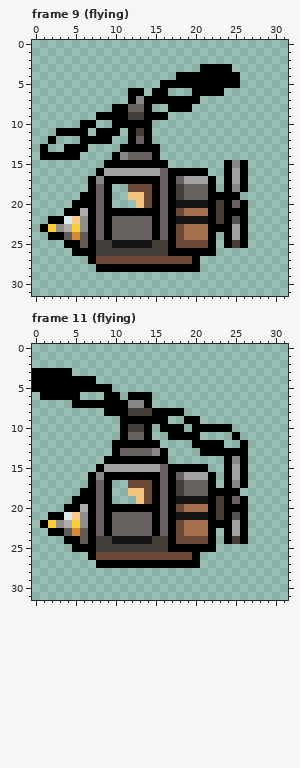
File history of a pixel-art file, quickstart-c-aesprite/resources/animated-vehicle.aseprite. Above, as it was before the edit.
32x32 pixels, 14 frames. Colours within 5 levels of each other are drawn and written as one. Shown: frame 9 (flying), frame 11 (flying). The commit also changed other frames, which this record leaves out.
New version:
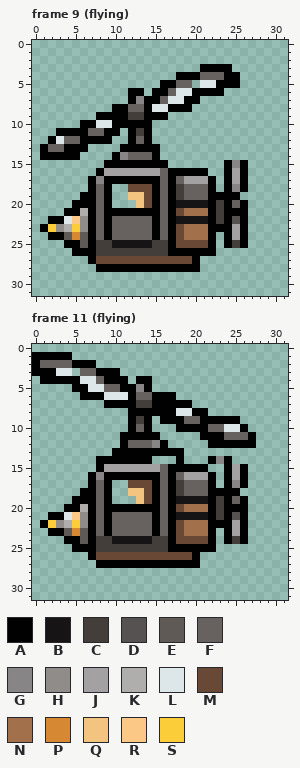
Palette (. is transparent): A #000100  B #171415  C #443e3b  D #555251  E #605a57  F #676260  G #878585  H #908c8a  J #a3a1a1  K #afaead  L #dde6e8  M #694836  N #a2704b  P #d68832  Q #f3c480  R #fbc885  S #fbcd39
The exact change:
--- frame 9 (flying), layer "vehicle"
@@ x 0..31 @@
  3 .....................AAAA.......
- 4 ..................AAAAAAAA......
- 5 ................AAAAAAAAAA......
- 6 ............AA.AA...AAAA........
- 7 ............AGAAAAAAA...........
- 8 ..........AAFFA..AAA............
+ 4 ..................AAAFFFAA......
+ 5 ................AAFF.LLAAA......
+ 6 ............AA.AAFLLAAAA........
+ 7 ............AGAAFLLAA...........
+ 8 ..........AAFFALLAAA............
  9 ........AAAACCAAA...............
-10 ......AA..AAAAA.................
-11 ...AAAA.AAA.ACA.................
-12 ..A...AAAA..AFA.................
-13 .A..AAA....AAAAA................
+10 ......AALLAAAAA.................
+11 ...AAAAFFAA.ACA.................
+12 ..ALFFAAAA..AFA.................
+13 .AFFAAA....AAAAA................
 14 .AAAAA....AGFFFA................
--- frame 11 (flying), layer "vehicle"
@@ x 0..31 @@
  0 ................................
- 1 ................................
- 2 ................................
- 3 AAAAA...........................
- 4 AAAAAAAA........................
- 5 AAAAAAAAAA......................
- 6 .AAAAA...AA.AAA.................
- 7 .....AAAAAAAGGA.................
- 8 .........AAACCCAAAA.............
- 9 ...........AAAAAA..AA...........
-10 ...........ACCA.AAA.AAAAA.......
-11 ...........AFFA..AAAA....A......
-12 ..........AAAAAA....AAAA..A.....
-13 ..........AFFFFGA....AAAAAA.....
-14 .........AAAAAAAA.......AGA.....
+ 1 AAAAA...........................
+ 2 AFFFFAAA........................
+ 3 AAALL.FFAAA.....................
+ 4 .AAAAALLFAAA.AA.................
+ 5 .....AALLFFAAGA.................
+ 6 ......AAALLLAFFAAA..............
+ 7 .........AAAACCAAAAA............
+ 8 ............AAAAAALLAA..........
+ 9 ............ACA.AAAFFAAAAA......
+10 ............AFA...AAAAFFLLA.....
+11 ...........AAAAA.....AAAFFFA....
+12 ...........AFFFGA.....AAAAAA....
+13 ..........AAAAAAAAA.............
+14 ........AAAAAAA...A...AGA.......
 15 ........AJJJJJJJFAAAAA..AJA.....
